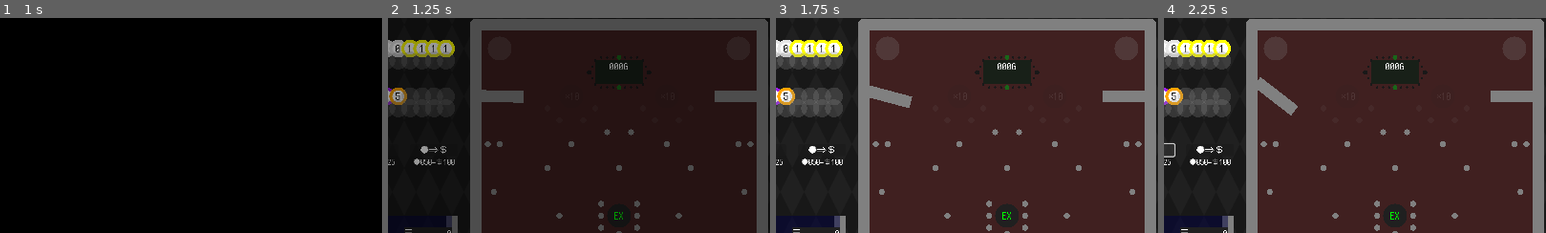
Above: before the commit, frames 1-4 (left to right).
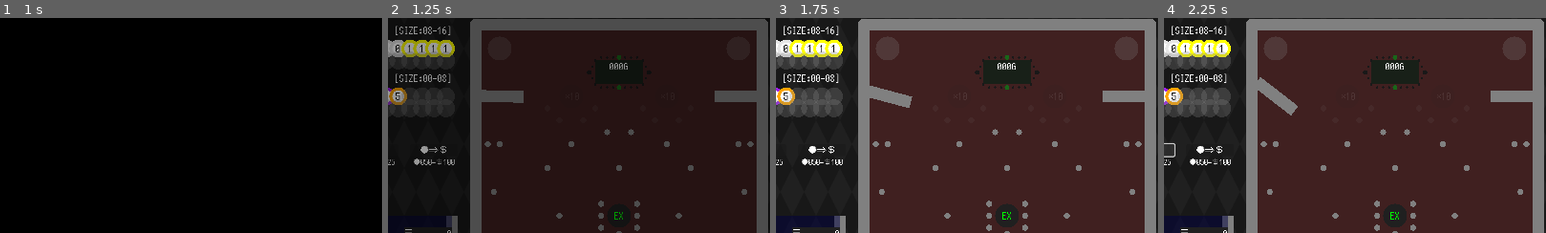
Above: after the commit, the same moments.

Repository: kamikoloss/gamball
Game: Godot game, scene res://scenes/main.tscn
The game is run twice, just before and just after one commit, with the same random seed, the same clock (stepped at 60 frames per second) and the same inputs. Sound files missing from this copy of the repository are replaced by a short silence.
Inputs (mouse positions are % of the whole screen's width and height, from its top left):
- Up to frame 1 (1 s): click "PLAY" at 0.5 s
- Up to frame 2 (1.25 s): no input
- Up to frame 3 (1.75 s): click (22, 34) at 1.27 s
- Up to frame 4 (2.25 s): click "＄⇒●" at 2 s
The pictures show only the part of the screen within x 48-98%, y 4-54%; the shares and areas given below are measured in that part.

Frame 1 is identical in both runs. In frame 2, 0.3% of the frame differs, in the area x 2-17%, y 3-31%; in frame 3, 0.4%; in frame 4, 0.4%.

Commit message:
DECK/EXTRA の min/max を表示するようにした

Diff:
--- a/scenes/game/game.gd
+++ b/scenes/game/game.gd
@@ -180,6 +180,8 @@
 	# UI (GameUi)
 	_game_ui.refresh_balls_slot_deck(_deck_ball_list)
 	_game_ui.refresh_balls_slot_extra(_extra_ball_list)
+	_game_ui.refresh_deck_size(DECK_SIZE_MIN_DEFAULT, DECK_SIZE_MAX)
+	_game_ui.refresh_extra_size(EXTRA_SIZE_MIN, EXTRA_SIZE_MAX_DEFAULT)
 	_bunny.visible = false
 	_refresh_next()
 	# UI (Billiards)
@@ -417,6 +419,7 @@
 			for effect_data in _get_extra_ball_effects(BallEffect.EffectType.DECK_SIZE_MIN_DOWN):
 				deck_size_min -= effect_data[1]
 			deck_size_min = clampi(deck_size_min, DECK_SIZE_MIN, deck_size_min)
+			_game_ui.refresh_deck_size(deck_size_min, DECK_SIZE_MAX)
 			print("[Game/BallEffect] DECK_SIZE_MIN_DOWN deck_size_min: %s" % [deck_size_min])
 
 			if _deck_ball_list.size() <= deck_size_min:
@@ -430,6 +433,7 @@
 			for effect_data in _get_extra_ball_effects(BallEffect.EffectType.EXTRA_SIZE_MAX_UP):
 				extra_size_max += effect_data[1]
 			extra_size_max = clampi(extra_size_max, extra_size_max, EXTRA_SIZE_MAX)
+			_game_ui.refresh_extra_size(EXTRA_SIZE_MIN, extra_size_max)
 			print("[Game/BallEffect] EXTRA_SIZE_MAX_UP extra_size_max: %s" % [extra_size_max])
 
 			if extra_size_max <= _extra_ball_list.size():
--- a/scenes/game/game.tscn
+++ b/scenes/game/game.tscn
@@ -1575,13 +1575,15 @@
 level = 5
 is_on_billiards = true
 
-[node name="UI" type="Control" parent="." node_paths=PackedStringArray("_balls_slot_deck", "_balls_slot_extra", "_ball_popup", "_ball_popup_level", "_ball …(382 unchanged characters)…
+[node name="UI" type="Control" parent="." node_paths=PackedStringArray("_balls_slot_deck", "_balls_slot_extra", "_deck_size_label", "_extra_size_label", "_ball_popup", "_ball_popup_level", "_ball …(382 unchanged characters)…
 z_index = 20
 layout_mode = 3
 anchors_preset = 0
 script = ExtResource("13_aavli")
 _balls_slot_deck = NodePath("Main/BallsSlotDeck")
 _balls_slot_extra = NodePath("Main/BallsSlotExtra")
+_deck_size_label = NodePath("Main/BallsSlotDeck/DeckSize")
+_extra_size_label = NodePath("Main/BallsSlotExtra/ExtraSize")
 _ball_popup = NodePath("Main/BallPopup")
 _ball_popup_level = NodePath("Main/BallPopup/Level")
 _ball_popup_rarity = NodePath("Main/BallPopup/Rarity")
@@ -1872,6 +1874,16 @@
 text = "DECK"
 vertical_alignment = 1
 
+[node name="DeckSize" type="Label" parent="UI/Main/BallsSlotDeck"]
+offset_right = 640.0
+offset_bottom = 80.0
+scale = Vector2(0.25, 0.25)
+theme_override_fonts/font = ExtResource("10_w3wxc")
+theme_override_font_sizes/font_size = 64
+text = "[SIZE:99-99]"
+horizontal_alignment = 2
+vertical_alignment = 1
+
 [node name="Ball" parent="UI/Main/BallsSlotDeck" instance=ExtResource("2_ma10n")]
 position = Vector2(10, 40)
 is_display = true
@@ -1952,6 +1964,16 @@
 theme_override_fonts/font = ExtResource("10_w3wxc")
 theme_override_font_sizes/font_size = 64
 text = "EXTRA"
+vertical_alignment = 1
+
+[node name="ExtraSize" type="Label" parent="UI/Main/BallsSlotExtra"]
+offset_right = 640.0
+offset_bottom = 80.0
+scale = Vector2(0.25, 0.25)
+theme_override_fonts/font = ExtResource("10_w3wxc")
+theme_override_font_sizes/font_size = 64
+text = "[SIZE:99-99]"
+horizontal_alignment = 2
 vertical_alignment = 1
 
 [node name="Ball" parent="UI/Main/BallsSlotExtra" instance=ExtResource("2_ma10n")]
--- a/scenes/game/game_ui.gd
+++ b/scenes/game/game_ui.gd
@@ -27,6 +27,8 @@
 @export_category("Main/Ball")
 @export var _balls_slot_deck: Control
 @export var _balls_slot_extra: Control
+@export var _deck_size_label: Label
+@export var _extra_size_label: Label
 @export var _ball_popup: Control
 @export var _ball_popup_level: Label
 @export var _ball_popup_rarity: Label
@@ -136,6 +138,13 @@
 	_refresh_balls_slot(_balls_slot_extra, extra_ball_list)
 
 
+func refresh_deck_size(min: int, max: int) -> void:
+	_deck_size_label.text = "[SIZE:%02d-%02d]" % [min, max]
+
+func refresh_extra_size(min: int, max: int) -> void:
+	_extra_size_label.text = "[SIZE:%02d-%02d]" % [min, max]
+
+
 # Main/Score
 func refresh_turn_label(turn: int) -> void:
 	_turn_label.text = str(turn)
